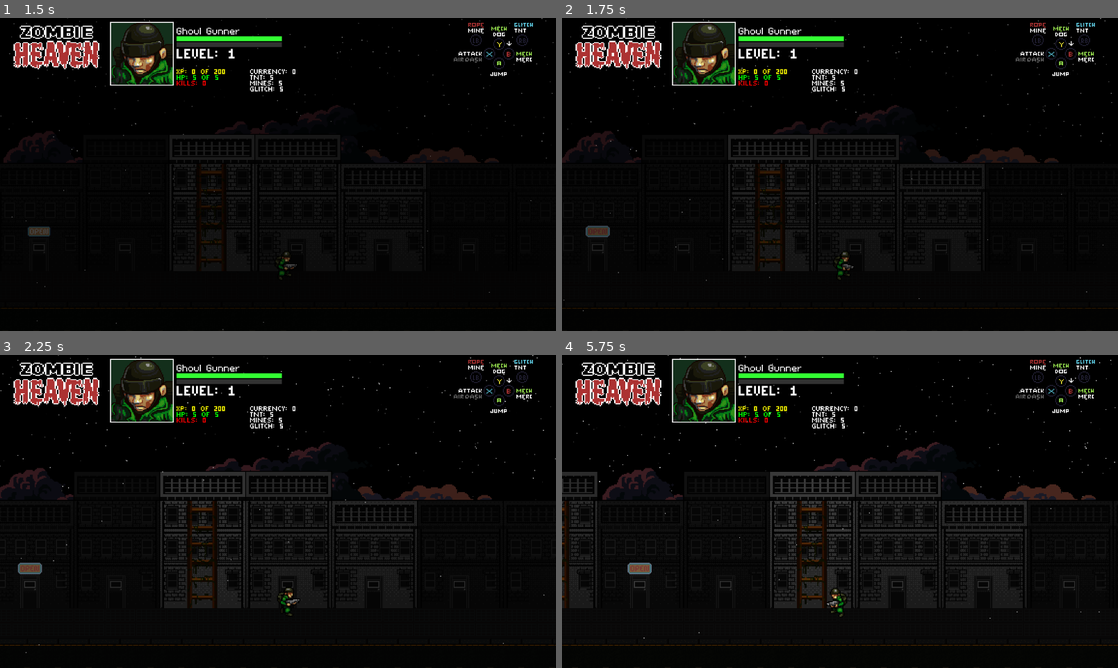
Above: before the commit, frames 1-4 (two rows, left to right).
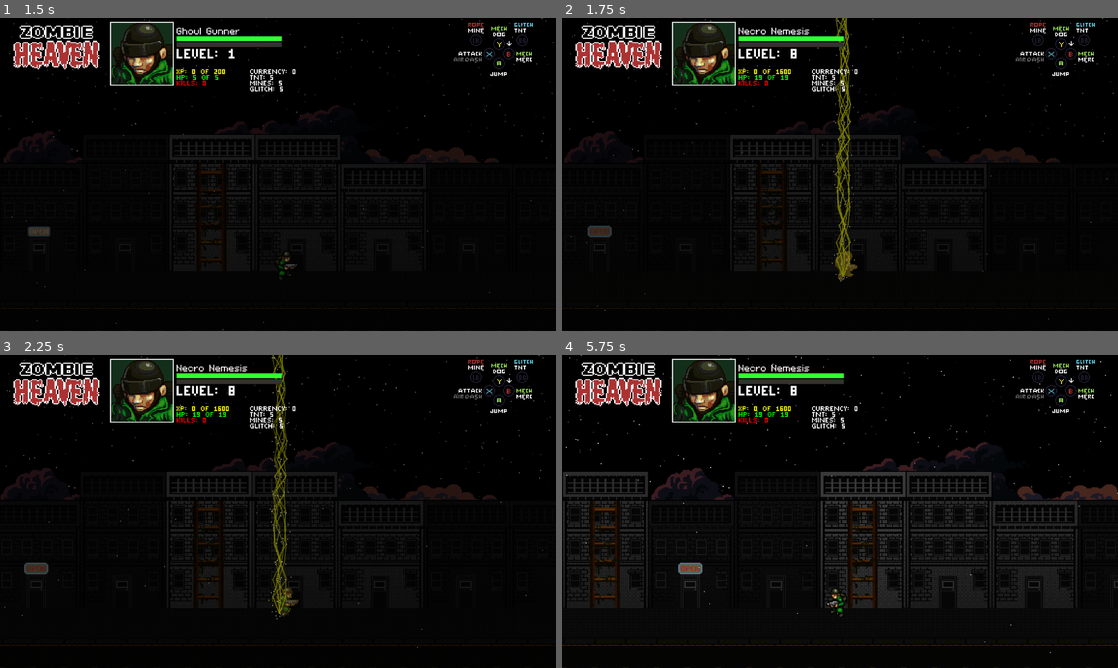
Above: after the commit, the same moments.

Repository: Tekknobot/ZombieSlug
Game: Godot game, scene res://Scenes/Titlescreen.tscn
Two runs of this game, one before a commit and one after it. Both use one fixed random seed, a clock stepped at 60 frames per second and the inputs below.
Inputs:
- Up to frame 1 (1.5 s): tap Enter (ui_accept) at 0.5, 0.77 s; hold Right (ui_right) 0.53-1.28 s; hold Down (ui_down) from 1.28 s (still down)
- Up to frame 2 (1.75 s): keep holding Down (ui_down); tap Enter (ui_accept) at 1.52 s
- Up to frame 3 (2.25 s): release Down (ui_down) at 2.03 s; hold Right (ui_right) from 2.03 s (still down)
- Up to frame 4 (5.75 s): release Right (ui_right) at 2.78 s; hold Up (ui_up) 2.78-3.53 s; tap Enter (ui_accept) at 3.02, 3.77, 4.52 s; hold Left (ui_left) 3.53-5.03 s; hold Down (ui_down) from 5.03 s (still down)

Frame 1 is identical in both runs. In frame 2, 2.8% of the frame differs, in the area x 0-100%, y 0-100%; in frame 3, 4.8%; in frame 4, 11%, in the area x 0-100%, y 0-96%.

Commit message:
Add two additional zombie types.

Diff:
--- a/Scripts/soldier.gd
+++ b/Scripts/soldier.gd
@@ -234,7 +234,7 @@
 	shock_effect.visible = false
 
 	await get_tree().create_timer(1).timeout
-	Playerstats.set_level(1)
+	Playerstats.set_level(8)
 
 func _physics_process(delta: float) -> void:
 	if is_dead:
--- a/Scripts/spore_patch.gd
+++ b/Scripts/spore_patch.gd
@@ -1,3 +1,4 @@
+# spore_patch.gd
 extends Area2D
 
 @export var dps: float = 5.0            # damage per second
@@ -38,7 +39,7 @@
 	# Fetch overlapping bodies to apply DPS and slow
 	var overlapping = get_overlapping_bodies()
 	for body in overlapping:
-		if body.is_in_group("Zombie") and body is CharacterBody2D:
+		if body.is_in_group("Zombie") and is_instance_valid(body):
 			if not _inside_zombies.has(body):
 				_on_zombie_enter(body)
 			# accumulate and apply DPS
@@ -54,18 +55,21 @@
 
 	# Restore speed for zombies that left area
 	for z in _inside_zombies.duplicate():
-		if not overlapping.has(z):
+		if not overlapping.has(z) or not is_instance_valid(z):
 			_on_zombie_exit(z)
 
 	# Expire patch after duration
 	if _time >= duration:
 		for z in _inside_zombies:
-			_restore_speed(z)
+			if is_instance_valid(z):
+				_restore_speed(z)
 		_inside_zombies.clear()
 		_damage_accumulators.clear()
 		queue_free()
 
-func _on_zombie_enter(body: CharacterBody2D) -> void:
+func _on_zombie_enter(body) -> void:
+	if not is_instance_valid(body):
+		return
 	_inside_zombies.append(body)
 	_damage_accumulators[body] = 0.0
 	# immediate DPS tick
@@ -78,17 +82,19 @@
 	# apply slow
 	if body.has_method("apply_slow"):
 		body.apply_slow(slow_percent, duration - _time)
-	elif body.has_meta("speed"):
-		var orig = body.speed
-		_original_speeds[body] = orig
-		body.speed = orig * (1.0 - slow_percent)
+	else:
+		# fallback: store and reduce speed
+		_original_speeds[body] = body.speed
+		body.speed = body.speed * (1.0 - slow_percent)
 
-func _on_zombie_exit(body: CharacterBody2D) -> void:
+func _on_zombie_exit(body) -> void:
+	if not is_instance_valid(body):
+		return
 	_restore_speed(body)
 	_inside_zombies.erase(body)
 	_damage_accumulators.erase(body)
 
-func _restore_speed(body: CharacterBody2D) -> void:
-	if _original_speeds.has(body) and body.is_inside_tree():
+func _restore_speed(body) -> void:
+	if _original_speeds.has(body) and is_instance_valid(body):
 		body.speed = _original_speeds[body]
 		_original_speeds.erase(body)
--- a/Scripts/zombie.gd
+++ b/Scripts/zombie.gd
@@ -30,6 +30,21 @@
 
 signal died(pos: Vector2)
 
+var behavior: String = ""
+@export var leap_cooldown: float          = 1.0
+@export var leap_speed_multiplier: float = 2.0
+@export var leap_vertical_velocity: float= -300.0
+var can_leap: bool    = true
+var leap_timer: Timer
+
+@export var explosion_radius:        float = 128.0
+@export var explosion_damage:        int   = 3
+var is_charging: bool   = false
+
+@export var spore_scene: PackedScene = preload("res://Scenes/Effects/SporePatch.tscn")
+@export var spore_interval: float   = 2.0   # seconds between spore drops
+var _spore_timer: Timer = null
+
 func _ready() -> void:
 	randomize()
 	speed  = randi_range(int(min_speed), int(max_speed))
@@ -43,9 +58,41 @@
 	add_child(attack_timer)
 	attack_timer.connect("timeout", Callable(self, "_on_attack_timeout"))
 
+	if behavior == "leaper":
+		# set up a dedicated timer for leaps
+		leap_timer = Timer.new()
+		leap_timer.wait_time = leap_cooldown
+		leap_timer.one_shot  = true
+		add_child(leap_timer)
+		leap_timer.connect("timeout", Callable(self, "_on_leap_timeout"))
+
+	if behavior == "charger":
+		anim.play("move")  # ensure it’s in move state
+
+	if behavior == "spore":
+		# set up the repeating spore‐drop timer
+		_spore_timer = Timer.new()
+		_spore_timer.wait_time = spore_interval
+		_spore_timer.one_shot  = false
+		add_child(_spore_timer)
+		#_spore_timer.start()
+		_spore_timer.connect("timeout", Callable(self, "_drop_spore"))
+
 func _physics_process(delta: float) -> void:
 	if is_dead:
 		return
+
+	# find your target first
+	var players = get_tree().get_nodes_in_group("Player")
+	if players.is_empty():
+		return
+	var player_pos = players[0].global_position
+	var to_target  = player_pos - global_position
+	var dist       = to_target.length()
+
+	if behavior == "charger":
+		if dist <= 32:
+			_explode()
 
 	# 1) If any homing grenades exist, chase the nearest one instead of the player:
 	var grenades = get_tree().get_nodes_in_group("TNT_yellow")
@@ -61,7 +108,6 @@
 				target    = g
 	else:
 		# fall back to the player
-		var players = get_tree().get_nodes_in_group("Player")
 		if players.is_empty():
 			if not attack_timer.is_stopped():
 				attack_timer.stop()
@@ -69,8 +115,6 @@
 		target = players[0] as CharacterBody2D
 
 	# 2) move/tackle exactly as before, but using `target`:
-	var to_target = target.global_position - global_position
-	var dist = to_target.length()
 	var dx = to_target.x
 	var DEADZONE := 1.0
 
@@ -184,6 +228,13 @@
 	# 1) prevent any further _physics_process/attack logic
 	is_dead = true
 
+	if behavior == "charger" and is_instance_valid(self):
+		_explode()
+
+	# if this was a spore zombie, drop one last patch on death
+	if behavior == "spore" and is_instance_valid(self):
+		_drop_spore()
+
 	# 2) remove from the “Zombie” group
 	remove_from_group("Zombie")
 
@@ -263,3 +314,39 @@
 	else:
 		tint = Color(1, 0, 0)
 	health_label.modulate = tint
+
+func _explode() -> void:
+	is_charging = false
+	is_dead     = true
+
+	# 1) play your explosion effect
+	var FX = preload("res://Scenes/Effects/Explosion.tscn").instantiate()
+	FX.global_position = global_position
+	FX.global_position.y -= 8
+	get_tree().get_current_scene().add_child(FX)
+
+	# 2) deal area damage to player(s)
+	for p in get_tree().get_nodes_in_group("Player"):
+		if p.global_position.distance_to(global_position) <= 32:
+			p.take_damage(explosion_damage)
+
+	# 3) deal area damage to other zombies
+	for z in get_tree().get_nodes_in_group("Zombie"):
+		if z == self:
+			continue  # don’t hit yourself
+		if z is CharacterBody2D and z.has_method("take_damage"):
+			if z.global_position.distance_to(global_position) <= explosion_radius:
+				z.take_damage(explosion_damage)
+
+	# 4) clean up this zombie
+	death_sfx.play()
+	emit_signal("died", global_position)
+	queue_free()
+
+func _drop_spore() -> void:
+	# spawn the patch at the zombie's feet
+	var patch = spore_scene.instantiate()
+	patch.global_position = Vector2(global_position.x, global_position.y)
+	patch.global_position.y -= 16
+	patch.duration = 5
+	get_tree().get_current_scene().add_child(patch)
--- a/Scripts/zombie_spawner.gd
+++ b/Scripts/zombie_spawner.gd
@@ -23,40 +23,65 @@
 
 	Playerstats.connect("level_changed", Callable(self, "_on_level_changed"))
 
-
 func spawn_zombie() -> void:
 	var players = get_tree().get_nodes_in_group("Player")
 	if players.is_empty():
 		return
 	var player = players[0] as Node2D
 
+	# spawn position logic…
 	var side: int
 	if (randi() & 1) == 0:
 		side = -1
 	else:
 		side = 1
 
-	var spawn_pos = Vector2(
-		player.global_position.x + side * spawn_distance,
-		global_position.y
-	)
+	var spawn_pos = Vector2(player.global_position.x + side * spawn_distance,
+							global_position.y)
 
 	var z = zombie_scene.instantiate() as CharacterBody2D
 	z.global_position = spawn_pos
 
-	var lvl = Playerstats.level
+	# decide archetype *probabilistically*:
+	var lvl  = Playerstats.level
+	var roll = randf()  # [0,1)
+
+	if lvl >= 8:
+		if roll < 0.25:
+			# 25% chance → spore
+			z.behavior = "spore"
+			var sprite = z.get_node("AnimatedSprite2D") as AnimatedSprite2D
+			sprite.material = preload("res://Shaders/SporeEffect.tres")
+		elif roll < 0.50:
+			# next 25% → charger
+			z.behavior = "charger"
+			var sprite = z.get_node("AnimatedSprite2D") as AnimatedSprite2D
+			sprite.material = preload("res://Shaders/ChargerEffect.tres")
+		else:
+			# remaining 50% → vanilla
+			z.behavior = ""
+	elif lvl >= 5:
+		if roll < 0.25:
+			# 25% chance → charger (levels 5–7)
+			z.behavior = "charger"
+			var sprite = z.get_node("AnimatedSprite2D") as AnimatedSprite2D
+			sprite.material = preload("res://Shaders/ChargerEffect.tres")
+		else:
+			z.behavior = ""
+	else:
+		z.behavior = ""
+
+	# then your health‐scaling, grouping, etc.
 	if lvl > 1 and z.has_method("take_damage"):
-		# grow health by 40% each level (compounds)
-		var base = z.max_health
-		var scale = pow(1.40, lvl - 1)      # 1.10 == +10% per level
+		var base  = z.max_health
+		var scale = pow(1.40, lvl - 1)
 		z.max_health = int(base * scale)
 		z.health     = z.max_health
 
 	if not z.is_in_group("Zombie"):
 		z.add_to_group("Zombie")
 	get_tree().get_current_scene().add_child(z)
-	print("Spawned zombie at ", spawn_pos, " (max_health=", z.max_health, ")")
-
+	print("Spawned [", z.behavior, "] zombie at ", spawn_pos, " (health=", z.max_health, ")")
 
 func _on_level_changed(new_level: int) -> void:
 	# 10% faster per level, but never below min_spawn_factor
--- /dev/null
+++ b/Shaders/ChargerEffect.tres
@@ -0,0 +1,10 @@
+[gd_resource type="ShaderMaterial" load_steps=2 format=3 uid="uid://0jvd0xy1ont0"]
+
+[ext_resource type="Shader" path="res://Shaders/charger_effect.gdshader" id="1_6lc85"]
+
+[resource]
+shader = ExtResource("1_6lc85")
+shader_parameter/charge_color = Color(1, 0.2, 0, 1)
+shader_parameter/glow_strength = 2.0
+shader_parameter/glow_speed = 20.0
+shader_parameter/glow_thickness = 0.1
--- /dev/null
+++ b/Shaders/SporeEffect.tres
@@ -0,0 +1,6 @@
+[gd_resource type="ShaderMaterial" load_steps=2 format=3 uid="uid://cp83b6jsxgx28"]
+
+[ext_resource type="Shader" path="res://Shaders/spore_effect.gdshader" id="1_jldpa"]
+
+[resource]
+shader = ExtResource("1_jldpa")
--- /dev/null
+++ b/Shaders/charger_effect.gdshader
@@ -0,0 +1,41 @@
+// ChargerEffect.shader
+// A CanvasItem shader for Godot 4 that adds a pulsating rim glow when the charger dashes.
+
+shader_type canvas_item;
+
+// Color of the charging aura
+uniform vec4 charge_color : source_color = vec4(1.0, 0.2, 0.0, 1.0);
+// Strength of the glow
+uniform float glow_strength : hint_range(0.0, 5.0) = 1.5;
+// Speed of the pulsation
+uniform float glow_speed : hint_range(0.0, 10.0) = 6.0;
+// Thickness of the rim glow (in UV units)
+uniform float glow_thickness : hint_range(0.0, 0.5) = 0.15;
+
+void fragment() {
+    // Sample the original sprite
+    vec4 base = texture(TEXTURE, UV);
+    float alpha = base.a;
+    // Discard nearly transparent pixels
+    if (alpha < 0.1) {
+        discard;
+    }
+
+    // Compute a pulsation factor in [0,1]
+    float pulse = sin(TIME * glow_speed) * 0.5 + 0.5;
+
+    // Distance from UV center for rim calculation
+    vec2 centered_uv = UV - vec2(0.5);
+    float dist = length(centered_uv);
+
+    // Rim mask: smooth edge at sprite border
+    float rim = smoothstep(0.5 - glow_thickness, 0.5, dist);
+
+    // Glow color contribution
+    vec3 glow = charge_color.rgb * rim * pulse * glow_strength;
+
+    // Combine glow with base texture color
+    vec3 final_rgb = base.rgb + glow;
+
+    COLOR = vec4(final_rgb, alpha);
+}
--- /dev/null
+++ b/Shaders/spore_effect.gdshader
@@ -0,0 +1,39 @@
+// SporeIndicator.shader
+// A CanvasItem shader for Godot 4 that shows a pulsating green ring around a spore zombie to indicate spore release readiness.
+
+shader_type canvas_item;
+
+// Indicator ring color (green)
+uniform vec4 indicator_color : source_color = vec4(0.2, 1.0, 0.2, 0.7);
+// Speed of the pulsating ring
+uniform float pulse_speed : hint_range(0.1, 10.0) = 3.0;
+// Maximum radius of the ring in UV units (0.5 = edge of sprite)
+uniform float max_radius : hint_range(0.1, 0.5) = 0.5;
+// Thickness of the ring in UV units
+uniform float indicator_thickness : hint_range(0.01, 0.2) = 0.05;
+
+void fragment() {
+    // Sample the base sprite color
+    vec4 base = texture(TEXTURE, UV);
+    if (base.a < 0.1) {
+        discard;
+    }
+
+    // Compute pulsating radius between indicator_thickness and max_radius
+    float pulse = sin(TIME * pulse_speed) * 0.5 + 0.5;
+    float radius = mix(indicator_thickness, max_radius, pulse);
+
+    // Distance from center of sprite (UV coords [0,1])
+    float dist = length(UV - vec2(0.5));
+
+    // Create a thin ring around 'radius'
+    float edge0 = radius - (indicator_thickness * 0.5);
+    float edge1 = radius + (indicator_thickness * 0.5);
+    float ring = smoothstep(edge0, radius, dist) * (1.0 - smoothstep(radius, edge1, dist));
+
+    // Combine ring with base sprite color
+    vec3 final_rgb = base.rgb + (indicator_color.rgb * ring);
+    float final_a = base.a;
+
+    COLOR = vec4(final_rgb, final_a);
+}
